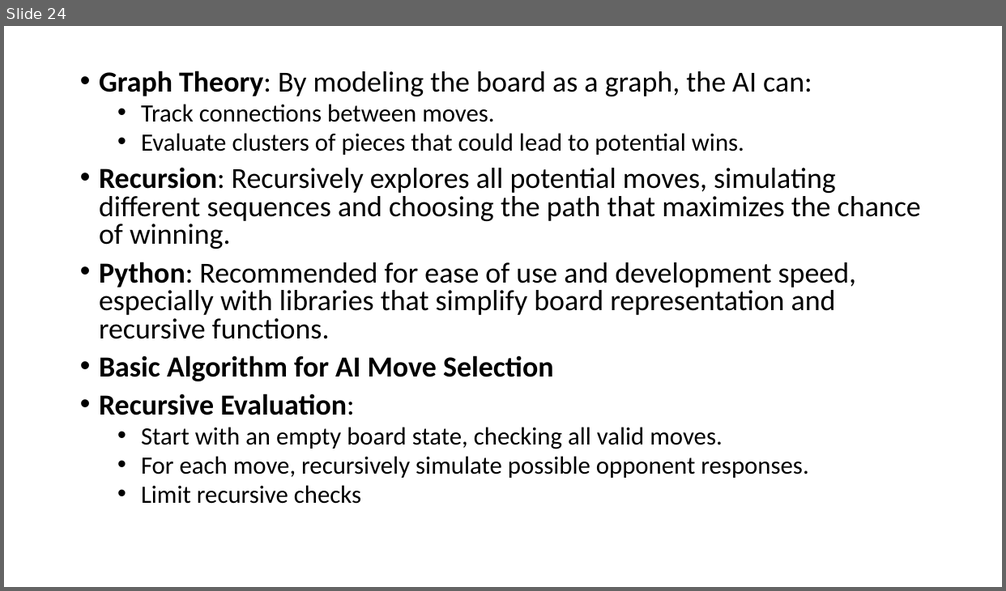
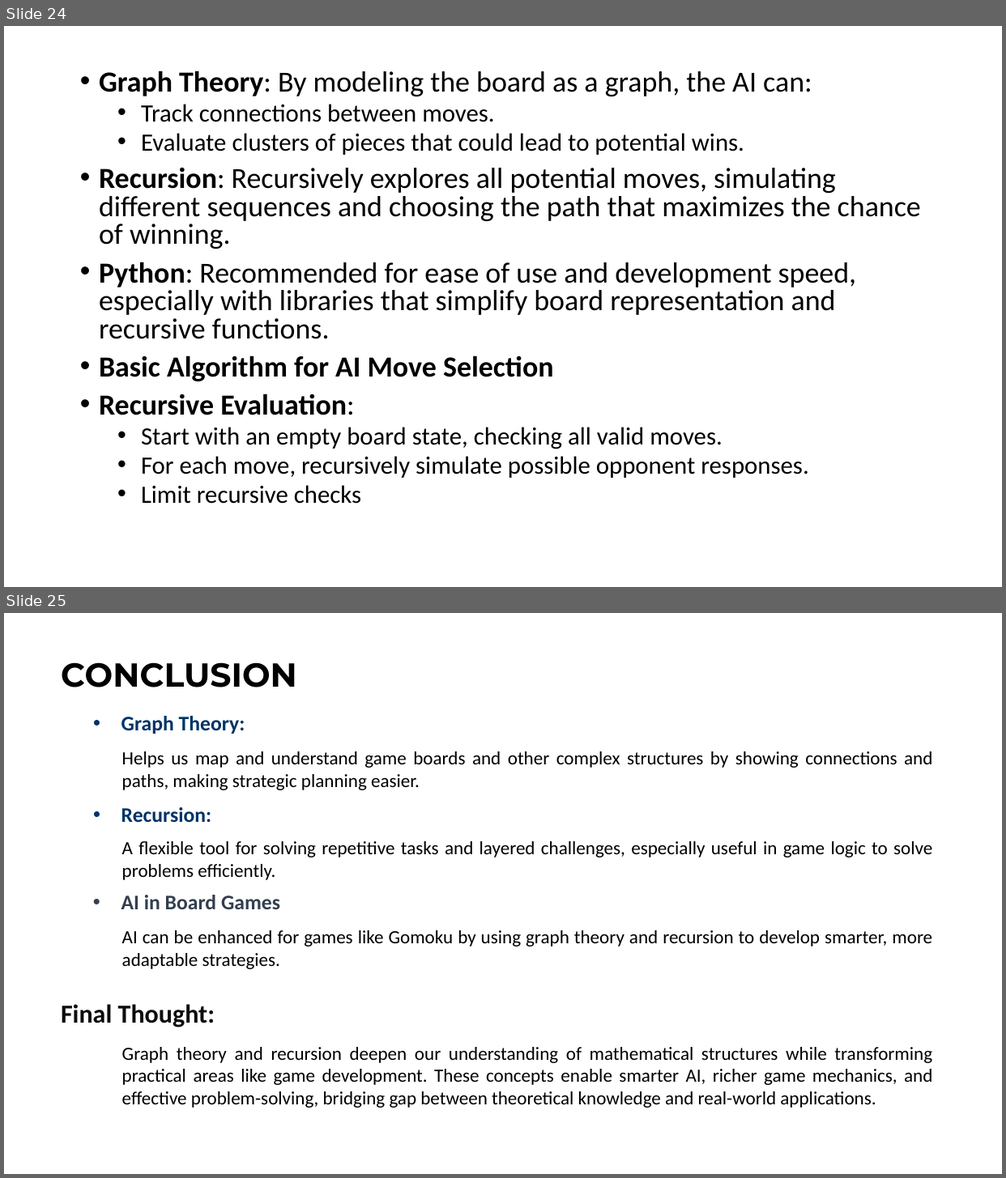
Before and after one commit to ibmbt/group5_graphtheory, a slide deck: group5_graphtheory.pptx. Shown one above the other, each under a label of ours: slide 24 before the commit, slides 24 and 25 after it. The pictures are 1006x591 and 1006x1178 pixels, drawn with LibreOffice and Linux fonts; fonts in the diff are those of the drawing. Boxes give left, top, right and bottom in pixels: in the first picture for what was removed or moved away, otherwise in the second. Text is boxed around its words. In the diff, an @@ line names an element or a change of style, - is before the commit and + after.

Commit message:
Update group5_graphtheory.pptx
Added Slides

```diff
--- a/group5_graphtheory.pptx
+++ b/group5_graphtheory.pptx
@@ slide 25 added at (4,613,1002,1174), background #FFFFFF @@
@@ text added at (61,662,297,688), 32 pt, text #000000, bold @@
+CONCLUSION
@@ text added at (121,716,245,734), 20 pt, text #003366, bold @@
+• Graph Theory:
@@ text added at (122,752,932,790), 18 pt, text #000000 @@
+Helps us map and understand game boards and other complex structures by showing connections and paths, making strategic planning easier.
@@ text added at (121,807,212,823), 20 pt, text #003366, bold @@
+• Recursion:
@@ text added at (122,841,932,880), 18 pt, text #000000 @@
+A flexible tool for solving repetitive tasks and layered challenges, especially useful in game logic to solve problems efficiently.
@@ text added at (121,895,280,909), 20 pt, text #333F50, bold @@
+• AI in Board Games
@@ text added at (122,931,932,969), 18 pt, text #000000 @@
+AI can be enhanced for games like Gomoku by using graph theory and recursion to develop smarter, more adaptable strategies.
@@ text added at (61,1004,215,1028), 25 pt, text #0D0D0D, bold @@
+Final Thought:
@@ text added at (122,1047,932,1108), 18 pt, text #000000 @@
+Graph theory and recursion deepen our understanding of mathematical structures while transforming practical areas like game development. These concepts enable smarter AI, richer game mechanics, and effective problem-solving, bridging gap between theoretical knowledge and real-world applications.
```
Also in this commit, not shown: 1 slide changed, 1 other slide added.
